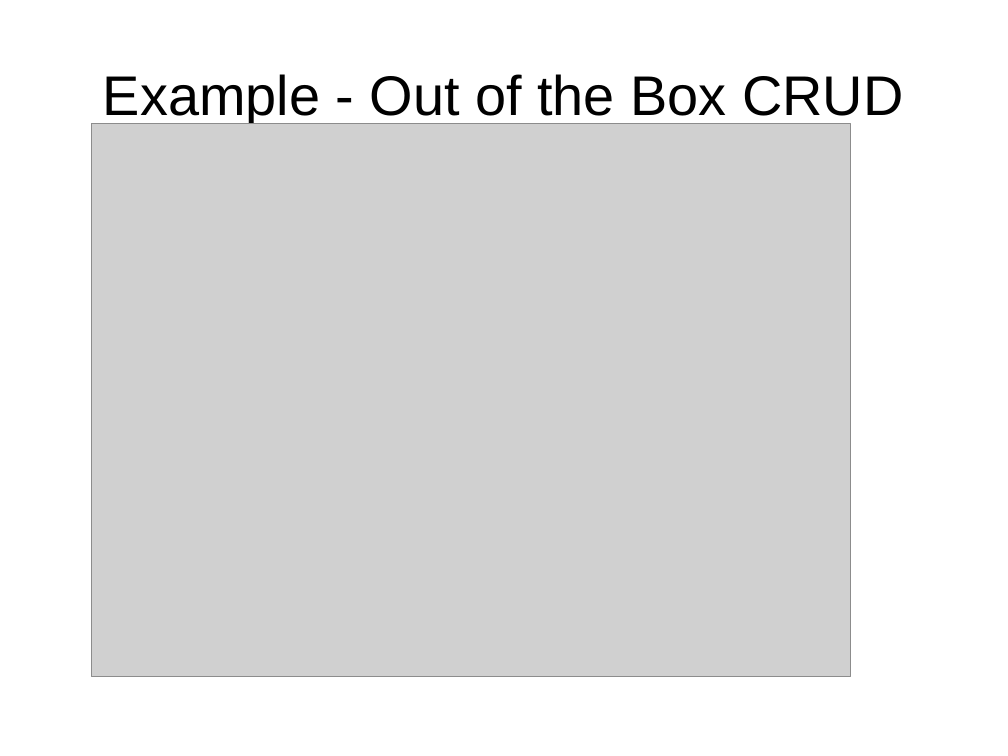
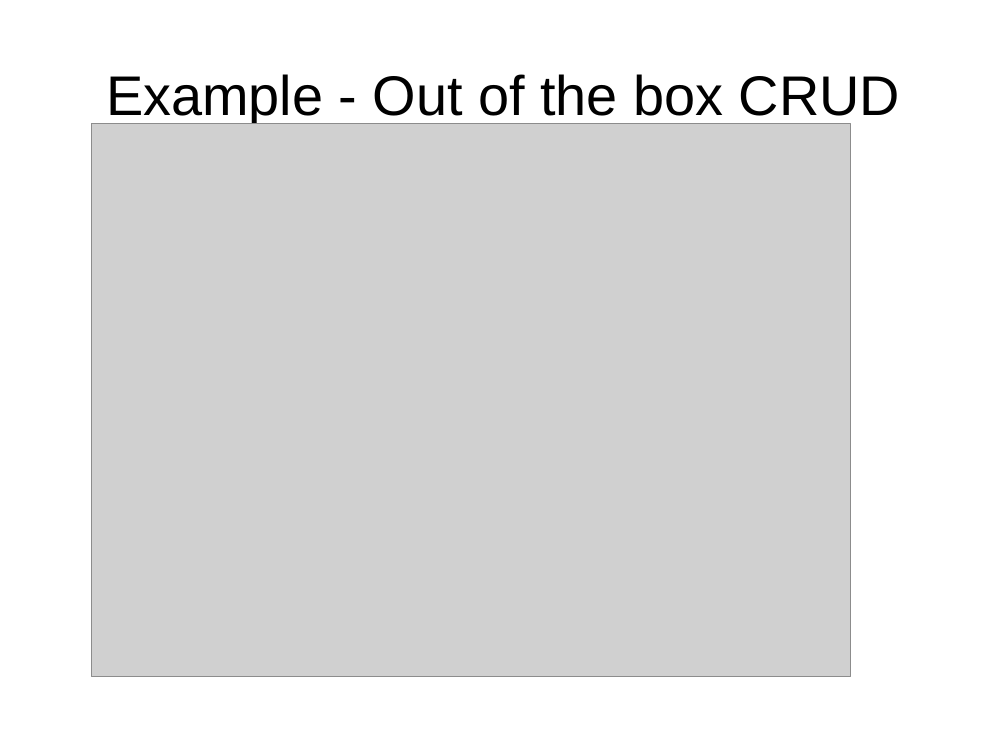
Before and after one commit to hotrodorm/hotrod, a slide deck: slide 5 of hotrod/docs/overview.odp. Drawn at 1008x756 pixels with LibreOffice and Linux fonts; fonts in the diff are those of the drawing; grey boxes stand for pictures. Boxes give left, top, right and bottom in pixels: in the first picture for what was removed or moved away, otherwise in the second. Text is boxed around its words. In the diff, an @@ line names an element or a change of style, - is before the commit and + after.

```diff
--- a/hotrod/docs/overview.odp
+++ b/hotrod/docs/overview.odp
@@ title at box(106, 74, 900, 125): text changed @@
-Example - Out of the Box CRUD
+Example - Out of the box CRUD
```
Also in this commit, not shown: 2 other slides changed, 31 other files.
